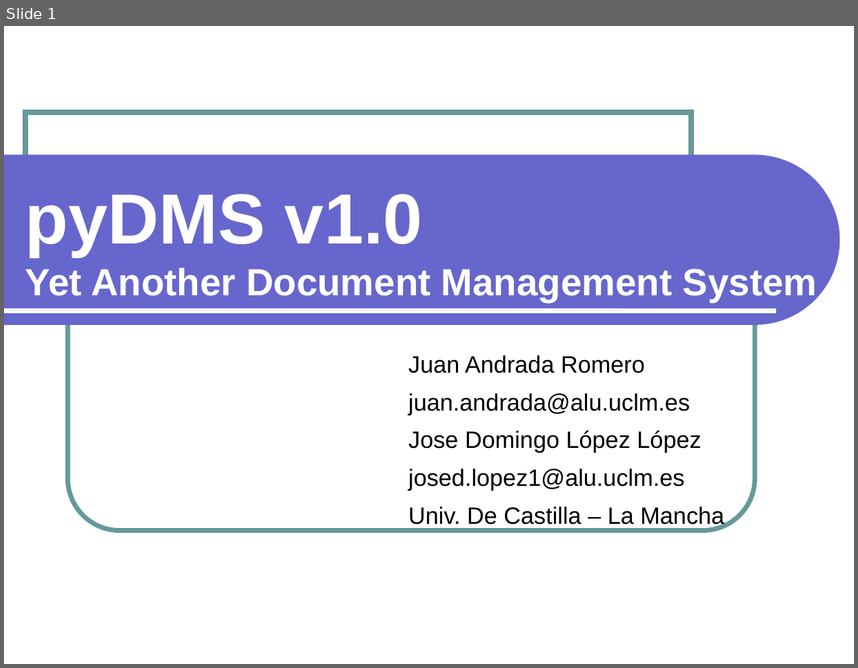
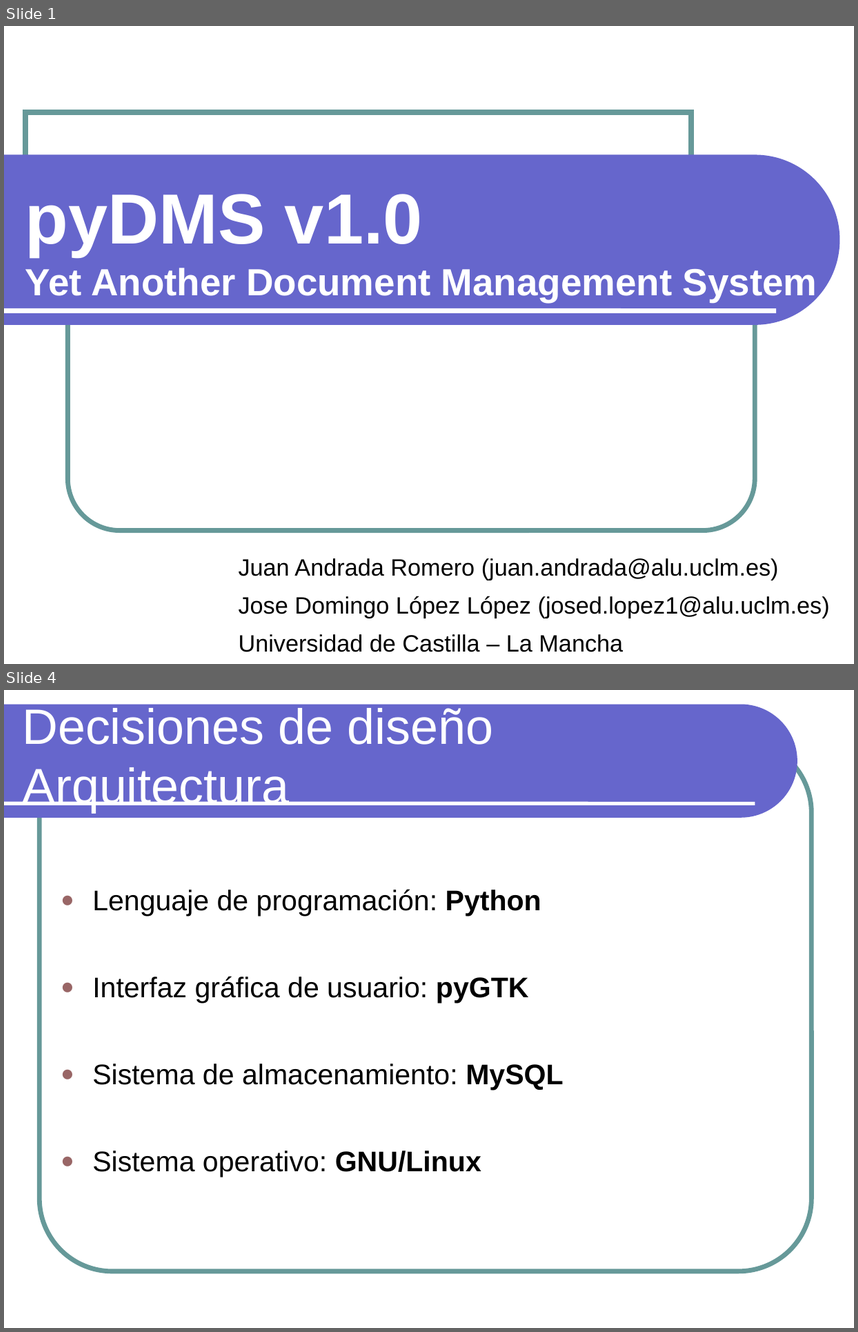
Before and after one commit to txedo/isi-practicas-5, a slide deck: ari/search-engine/doc/presentacion.odp. Shown one above the other, each under a label of ours: slide 1 before the commit, slides 1 and 4 after it; the slides between them are not shown. The pictures are 858x668 and 858x1332 pixels, drawn with LibreOffice and Linux fonts; fonts in the diff are those of the drawing. Boxes give left, top, right and bottom in pixels: in the first picture for what was removed or moved away, otherwise in the second. Text is boxed around its words. In the diff, an @@ line names an element or a change of style, - is before the commit and + after.

```diff
--- a/ari/search-engine/doc/presentacion.odp
+++ b/ari/search-engine/doc/presentacion.odp
@@ slide 4 added at box(4, 690, 854, 1328), background #FFFFFF @@
@@ freeform shape added at box(4, 704, 797, 818), fill #6666CC @@
@@ title added at box(22, 708, 493, 812), 42 pt, text #FFFFFF @@
+Decisiones de diseño Arquitectura
@@ rounded rectangle added at box(40, 739, 811, 1270), outline #669999 4 pt @@
@@ line added from (4, 803) to (755, 803), #FFFFFF 3 pt @@
@@ text added at box(92, 889, 563, 1176), 24 pt, text #000000 @@
+● Lenguaje de programación: Python
+● Interfaz gráfica de usuario: pyGTK
+● Sistema de almacenamiento: MySQL
+● Sistema operativo: GNU/Linux
@@ slide 1 changed as well @@
@@ subtitle at box(239, 558, 830, 652): text changed @@
-Juan Andrada Romero
-juan.andrada@alu.uclm.es
-Jose Domingo López López
-josed.lopez1@alu.uclm.es
-Univ. De Castilla – La Mancha
+Juan Andrada Romero (juan.andrada@alu.uclm.es)
+Jose Domingo López López (josed.lopez1@alu.uclm.es)
+Universidad de Castilla – La Mancha
```
Also in this commit, not shown: 23 other slides added, 7 slides removed, 3 other files.
